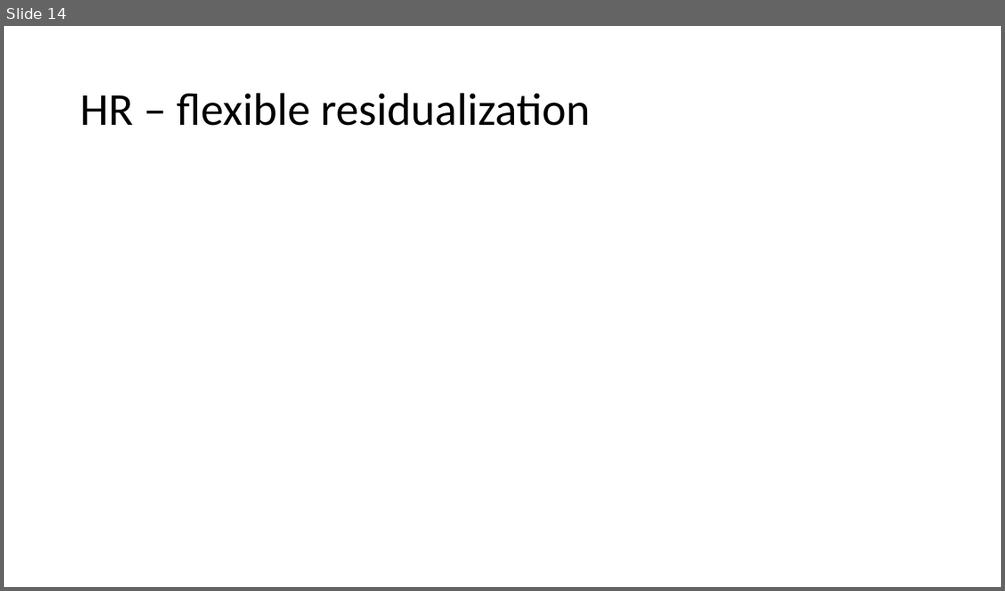
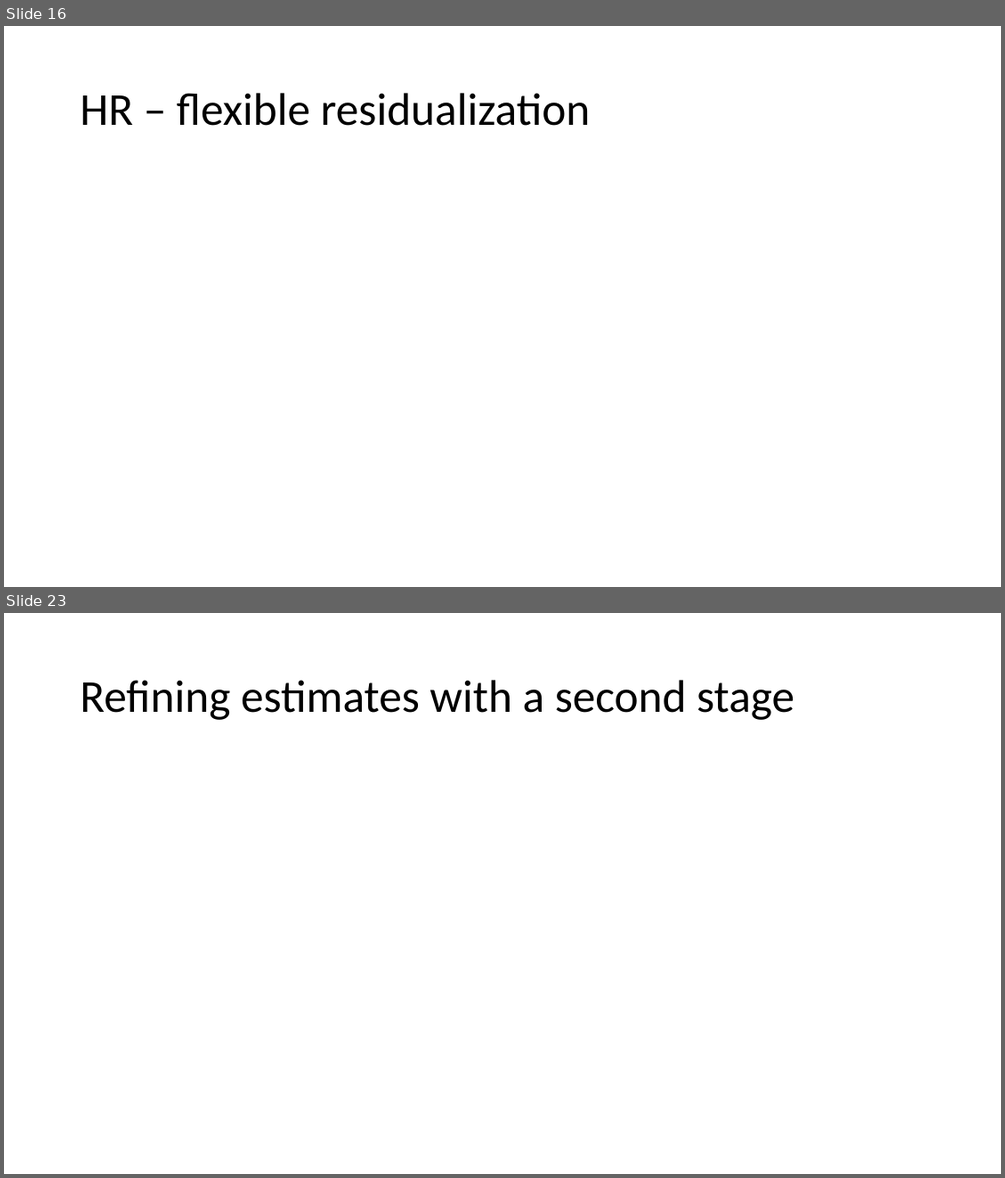
Before and after one commit to shoepaladin/causalinference_crashcourse, a slide deck: 5 HTE Models.pptx. Shown one above the other, each under a label of ours: slide 14 before the commit, slides 16 and 23 after it; the slides between them are not shown. The pictures are 1005x591 and 1005x1178 pixels, drawn with LibreOffice and Linux fonts; fonts in the diff are those of the drawing; grey boxes stand for pictures. Boxes give left, top, right and bottom in pixels: in the first picture for what was removed or moved away, otherwise in the second. Text is boxed around its words. In the diff, an @@ line names an element or a change of style, - is before the commit and + after.

```diff
--- a/5 HTE Models.pptx
+++ b/5 HTE Models.pptx
@@ slide 23 added at [4, 613, 1001, 1174], background #FFFFFF @@
@@ title added at [80, 680, 794, 720], 44 pt, text #000000 @@
+Refining estimates with a second stage
@@ what was slide 14 is now slide 16 @@
```
Also in this commit, not shown: 1 slide changed, 20 other slides added, 1 other file.
